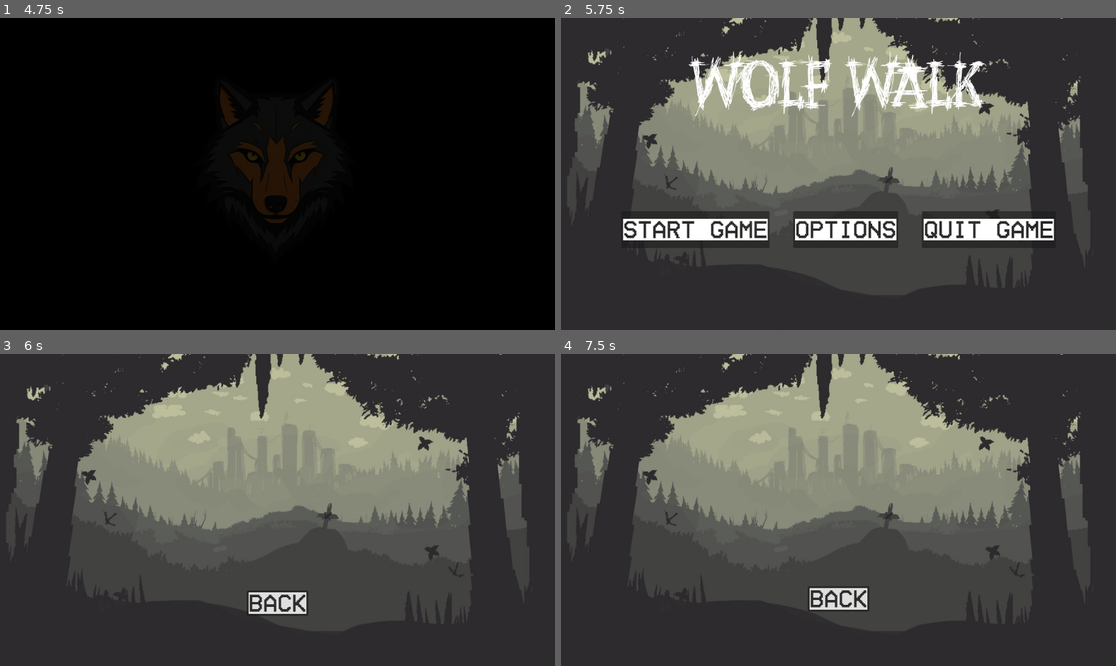
Above: before the commit, frames 1-4 (two rows, left to right).
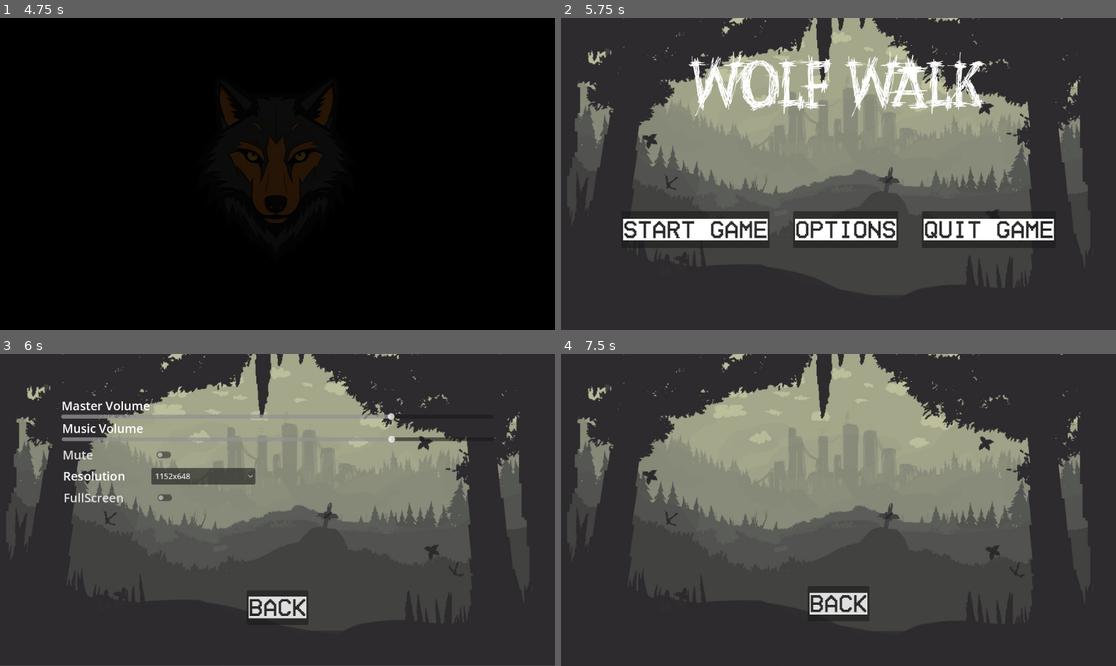
Above: after the commit, the same moments.

Repository: Webby1015/wolf-walk
Game: Godot game, scene res://Scenes/SplashScreenManager.tscn
Same seed, same stepped clock (60 frames per second), same inputs: the game is played once before the commit and once after it.
Inputs (mouse positions are in pixels of both pictures, inside the frame that each line leads up to):
- Up to frame 1 (4.75 s): tap Enter at 0.5, 3.5 s; move the mouse to (399, 158) at 0.52 s; move the mouse to (166, 189) at 1.27 s; move the mouse to (333, 105) at 2.02 s; tap Space at 2.75 s; move the mouse to (249, 236) at 2.77 s; move the mouse to (444, 220) at 3.52 s; move the mouse to (111, 127) at 4.27 s
- Up to frame 2 (5.75 s): move the mouse to (866, 174) at 5.02 s
- Up to frame 3 (6 s): click "Options" at 5.75 s
- Up to frame 4 (7.5 s): click "Back" at 6.5 s; click "Start Game" at 7.25 s

Frames 1-2 are identical in both runs. In frame 3, 4.0% of the frame differs, in the area x 0-100%, y 0-100%; in frame 4, 0.5%.

Commit message:
Options Layout

Diff:
--- a/Scenes/LevelSelection.tscn
+++ b/Scenes/LevelSelection.tscn
@@ -1,8 +1,9 @@
-[gd_scene load_steps=5 format=3 uid="uid://ss4td8hfgmwy"]
+[gd_scene load_steps=6 format=3 uid="uid://ss4td8hfgmwy"]
 
 [ext_resource type="Script" uid="uid://ddgcpysvqrnsg" path="res://Scripts/level_selection.gd" id="1_4sppe"]
 [ext_resource type="Texture2D" uid="uid://cydnohtkyqag0" path="res://Assets/Level-background/Main_menu.jpg" id="1_uu1jp"]
 [ext_resource type="FontFile" uid="uid://kb47qdt1kowx" path="res://Assets/Fonts/HomeVideoBold-R90Dv.ttf" id="2_68pxg"]
+[ext_resource type="AudioStream" uid="uid://c1bgbg5vdvhd8" path="res://Assets/Sounds/hoverOver.mp3" id="4_o87qn"]
 
 [sub_resource type="StyleBoxTexture" id="StyleBoxTexture_68pxg"]
 texture = ExtResource("1_uu1jp")
@@ -33,13 +34,17 @@
 anchor_right = 0.5
 anchor_bottom = 0.5
 offset_left = -64.0
-offset_top = 157.5
+offset_top = 158.0
 offset_right = 64.0
-offset_bottom = 210.5
+offset_bottom = 231.0
 grow_horizontal = 2
 grow_vertical = 2
 theme_override_fonts/font = ExtResource("2_68pxg")
 theme_override_font_sizes/font_size = 50
 text = "back"
 
+[node name="HoverSound" type="AudioStreamPlayer" parent="."]
+stream = ExtResource("4_o87qn")
+
+[connection signal="mouse_entered" from="back" to="." method="_on_back_mouse_entered"]
 [connection signal="pressed" from="back" to="." method="_on_back_pressed"]
--- a/Scenes/Options.tscn
+++ b/Scenes/Options.tscn
@@ -1,8 +1,9 @@
-[gd_scene load_steps=5 format=3 uid="uid://b3hmh8upxlg8x"]
+[gd_scene load_steps=6 format=3 uid="uid://b3hmh8upxlg8x"]
 
 [ext_resource type="Script" uid="uid://vot3tmfadcni" path="res://Scripts/options.gd" id="1_5hy3q"]
 [ext_resource type="Texture2D" uid="uid://cydnohtkyqag0" path="res://Assets/Level-background/Main_menu.jpg" id="1_qqnya"]
 [ext_resource type="FontFile" uid="uid://kb47qdt1kowx" path="res://Assets/Fonts/HomeVideoBold-R90Dv.ttf" id="2_hg628"]
+[ext_resource type="AudioStream" uid="uid://c1bgbg5vdvhd8" path="res://Assets/Sounds/hoverOver.mp3" id="4_cbhj7"]
 
 [sub_resource type="StyleBoxTexture" id="StyleBoxTexture_hg628"]
 texture = ExtResource("1_qqnya")
@@ -21,9 +22,147 @@
 anchors_preset = 15
 anchor_right = 1.0
 anchor_bottom = 1.0
+offset_top = -1.0
+offset_bottom = -1.0
 grow_horizontal = 2
 grow_vertical = 2
 theme_override_styles/panel = SubResource("StyleBoxTexture_hg628")
+
+[node name="Master Volume" type="HSlider" parent="Panel"]
+layout_mode = 1
+anchors_preset = 8
+anchor_left = 0.5
+anchor_top = 0.5
+anchor_right = 0.5
+anchor_bottom = 0.5
+offset_left = -449.0
+offset_top = -201.0
+offset_right = 448.0
+offset_bottom = -185.0
+grow_horizontal = 2
+grow_vertical = 2
+min_value = -80.0
+max_value = 24.0
+
+[node name="Master Volume Label" type="Label" parent="Panel"]
+layout_mode = 1
+anchors_preset = 8
+anchor_left = 0.5
+anchor_top = 0.5
+anchor_right = 0.5
+anchor_bottom = 0.5
+offset_left = -448.0
+offset_top = -233.0
+offset_right = -265.0
+offset_bottom = -198.0
+grow_horizontal = 2
+grow_vertical = 2
+theme_override_font_sizes/font_size = 25
+text = "Master Volume"
+
+[node name="Music Volume" type="HSlider" parent="Panel"]
+layout_mode = 1
+anchors_preset = 8
+anchor_left = 0.5
+anchor_top = 0.5
+anchor_right = 0.5
+anchor_bottom = 0.5
+offset_left = -448.0
+offset_top = -154.0
+offset_right = 449.0
+offset_bottom = -138.0
+grow_horizontal = 2
+grow_vertical = 2
+min_value = -80.0
+max_value = 24.0
+
+[node name="Music Volume Label" type="Label" parent="Panel"]
+layout_mode = 1
+anchors_preset = 8
+anchor_left = 0.5
+anchor_top = 0.5
+anchor_right = 0.5
+anchor_bottom = 0.5
+offset_left = -447.0
+offset_top = -186.0
+offset_right = -264.0
+offset_bottom = -151.0
+grow_horizontal = 2
+grow_vertical = 2
+theme_override_font_sizes/font_size = 25
+text = "Music Volume"
+
+[node name="Mute" type="CheckButton" parent="Panel"]
+layout_mode = 1
+anchors_preset = 8
+anchor_left = 0.5
+anchor_top = 0.5
+anchor_right = 0.5
+anchor_bottom = 0.5
+offset_left = -452.0
+offset_top = -135.0
+offset_right = -214.0
+offset_bottom = -92.0
+grow_horizontal = 2
+grow_vertical = 2
+theme_override_font_sizes/font_size = 25
+text = "Mute"
+
+[node name="Resolution Label" type="Label" parent="Panel"]
+layout_mode = 1
+anchors_preset = 8
+anchor_left = 0.5
+anchor_top = 0.5
+anchor_right = 0.5
+anchor_bottom = 0.5
+offset_left = -445.0
+offset_top = -87.0
+offset_right = -262.0
+offset_bottom = -52.0
+grow_horizontal = 2
+grow_vertical = 2
+theme_override_font_sizes/font_size = 25
+text = "Resolution"
+
+[node name="Resolution" type="OptionButton" parent="Panel"]
+layout_mode = 1
+anchors_preset = 8
+anchor_left = 0.5
+anchor_top = 0.5
+anchor_right = 0.5
+anchor_bottom = 0.5
+offset_left = -262.0
+offset_top = -86.0
+offset_right = -46.0
+offset_bottom = -52.0
+grow_horizontal = 2
+grow_vertical = 2
+selected = 3
+item_count = 4
+popup/item_0/text = "1920x1080"
+popup/item_0/id = 0
+popup/item_1/text = "1600x900"
+popup/item_1/id = 1
+popup/item_2/text = "1280x720"
+popup/item_2/id = 2
+popup/item_3/text = "1152x648"
+popup/item_3/id = 3
+
+[node name="FullScreen" type="CheckButton" parent="Panel"]
+layout_mode = 1
+anchors_preset = 8
+anchor_left = 0.5
+anchor_top = 0.5
+anchor_right = 0.5
+anchor_bottom = 0.5
+offset_left = -450.0
+offset_top = -46.0
+offset_right = -212.0
+offset_bottom = -3.0
+grow_horizontal = 2
+grow_vertical = 2
+theme_override_font_sizes/font_size = 25
+text = "FullScreen"
 
 [node name="back" type="Button" parent="."]
 layout_mode = 1
@@ -35,11 +174,15 @@
 offset_left = -64.0
 offset_top = 167.0
 offset_right = 64.0
-offset_bottom = 220.0
+offset_bottom = 239.0
 grow_horizontal = 2
 grow_vertical = 2
 theme_override_fonts/font = ExtResource("2_hg628")
 theme_override_font_sizes/font_size = 50
 text = "Back"
 
+[node name="HoverSound" type="AudioStreamPlayer" parent="."]
+stream = ExtResource("4_cbhj7")
+
+[connection signal="mouse_entered" from="back" to="." method="_on_back_mouse_entered"]
 [connection signal="pressed" from="back" to="." method="_on_back_pressed"]
--- a/Scripts/level_selection.gd
+++ b/Scripts/level_selection.gd
@@ -3,3 +3,8 @@
 
 func _on_back_pressed() -> void:
 	get_tree().change_scene_to_file("res://Scenes/MainMenu.tscn")
+
+
+
+func _on_back_mouse_entered() -> void:
+	$HoverSound.play()
--- a/Scripts/options.gd
+++ b/Scripts/options.gd
@@ -1,5 +1,9 @@
 extends Control
+
 
 
 func _on_back_pressed() -> void:
 	get_tree().change_scene_to_file("res://Scenes/MainMenu.tscn")
+
+func _on_back_mouse_entered() -> void:
+	$HoverSound.play()
